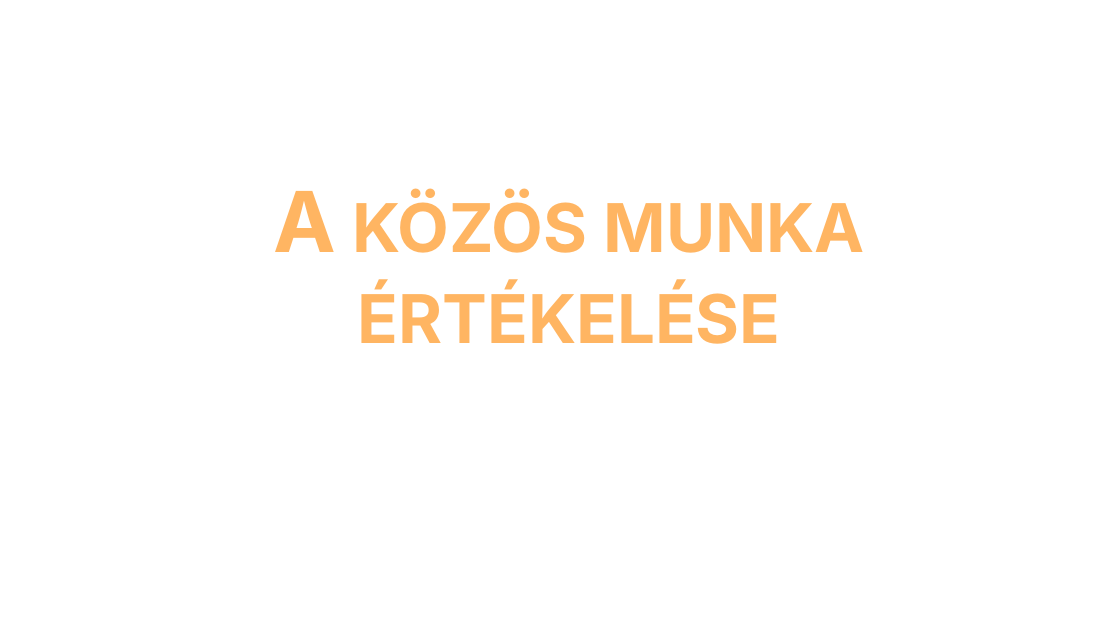
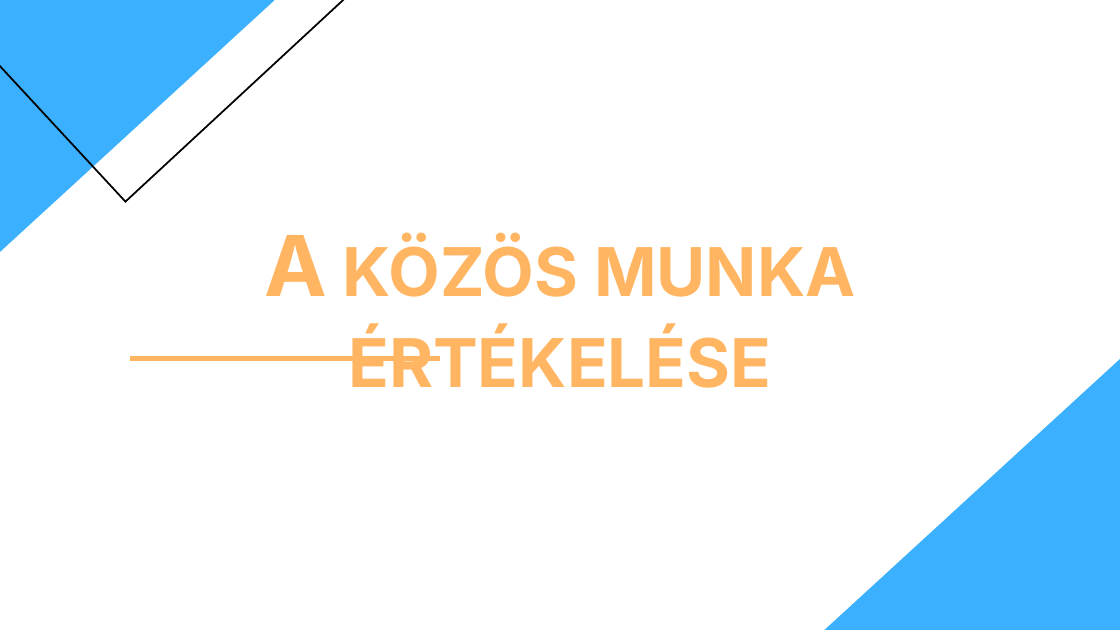
Before and after one commit to dzsofri/kulimuli.com, a slide deck: slide 22 of ikt projektfeladat.pptx (slide 17 before the commit). Drawn at 1120x630 pixels with LibreOffice and Linux fonts; fonts in the diff are those of the drawing. Boxes give left, top, right and bottom in pixels: in the first picture for what was removed or moved away, otherwise in the second. Text is boxed around its words. In the diff, an @@ line names an element or a change of style, - is before the commit and + after.

```diff
--- a/ikt projektfeladat.pptx
+++ b/ikt projektfeladat.pptx
@@ rectangle added at (x1=0, y1=0, x2=278, y2=261), fill #3AB0FF @@
@@ rectangle added at (x1=0, y1=0, x2=358, y2=202), outline #000000 1.5 pt @@
@@ title "A közös munka értékelése" moved from (x1=274, y1=191, x2=865, y2=344) to (x1=264, y1=235, x2=855, y2=388) @@
@@ rectangle added at (x1=817, y1=329, x2=1120, y2=630), fill #3AB0FF @@
@@ line added from (130, 359) to (439, 359), #FFB562 4.5 pt @@
```
Also in this commit, not shown: 11 other slides changed, 6 slides added.
